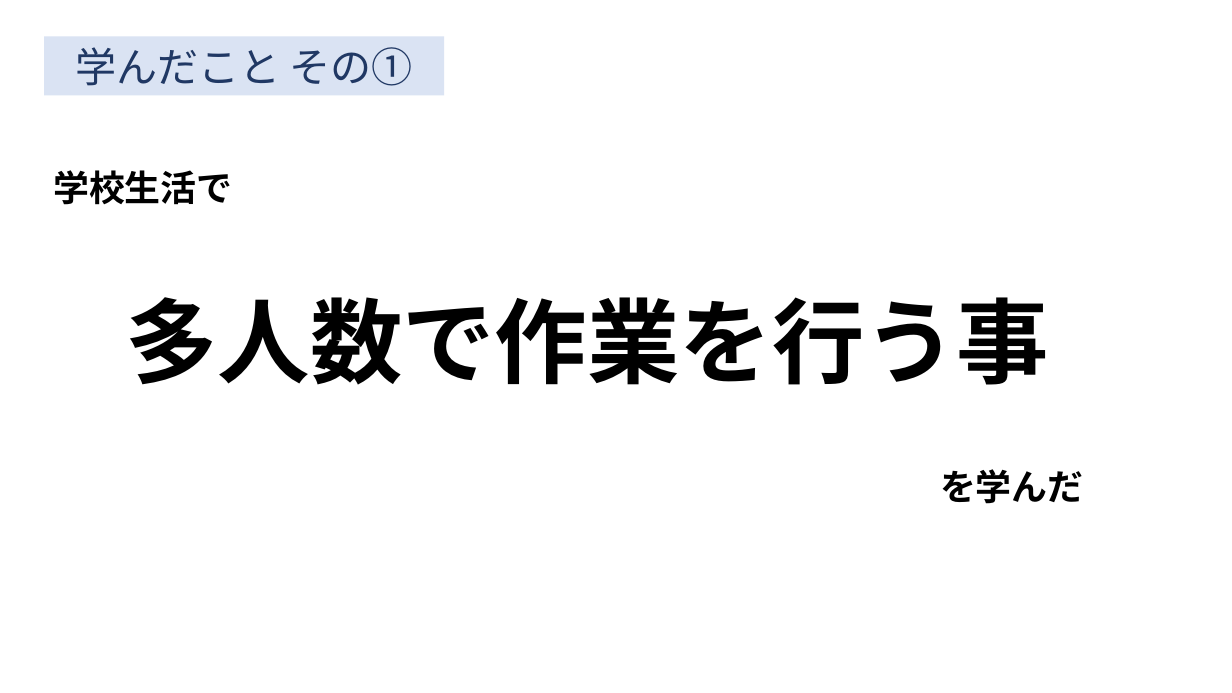
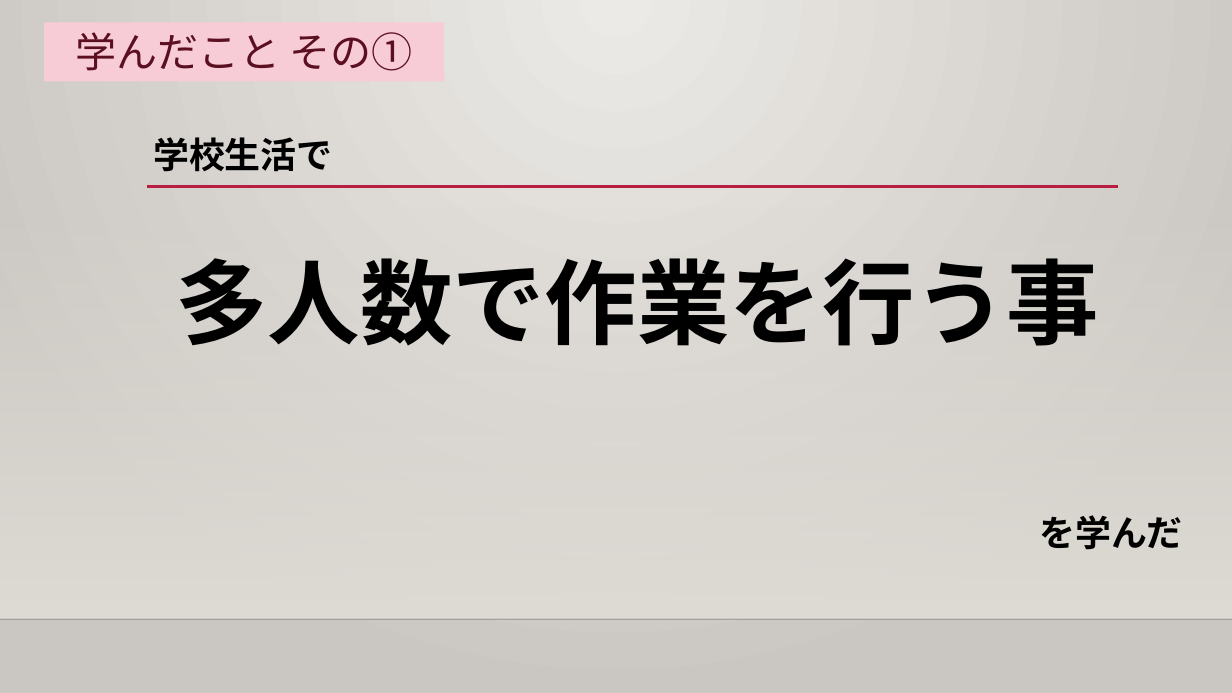
Before and after one commit to human-osaka-game-2019/2020NWProgrammingLatterTermExam, a slide deck: slide 3 of 情報リテラシー/上久保 豪太/ヒューマンでの学生生活において学んだこと.pptx. Drawn at 1232x693 pixels with LibreOffice and Linux fonts; fonts in the diff are those of the drawing; background and template pictures are left out. Boxes give left, top, right and bottom in pixels: in the first picture for what was removed or moved away, otherwise in the second. Text is boxed around its words. In the diff, an @@ line names an element or a change of style, - is before the commit and + after.

```diff
--- a/情報リテラシー/上久保 豪太/ヒューマンでの学生生活において学んだこと.pptx
+++ b/情報リテラシー/上久保 豪太/ヒューマンでの学生生活において学んだこと.pptx
@@ background #FFFFFF to gradient #ECEAE7 to #CAC7C1 @@
@@ rectangle "学んだこと その①": place and size @@
-rectangle "学んだこと その①" at (44, 36, 445, 95)
+rectangle "学んだこと その①" at (44, 22, 445, 81)
@@ rectangle "学んだこと その①" at (44, 22, 445, 81): text colour #203864 to #5C0F21; fill #DAE3F3 to #F7CCD6 @@
@@ text "学校生活で": place and size @@
-text "学校生活で" at (53, 170, 232, 205)
+text "学校生活で" at (153, 137, 332, 172)
@@ rectangle added at (0, 204, 1232, 619), fill gradient #DFDBD5 @@
@@ line added from (147, 187) to (1118, 187), #B71E42 2.5 pt @@
@@ title "多人数で作業を行う事": place and size @@
-title "多人数で作業を行う事" at (125, 297, 1049, 385)
+title "多人数で作業を行う事" at (175, 258, 1099, 346)
@@ title "多人数で作業を行う事" at (175, 258, 1099, 346): vertical alignment middle to top @@
@@ text "を学んだ": place and size @@
-text "を学んだ" at (940, 469, 1084, 504)
+text "を学んだ" at (1039, 515, 1183, 550)
@@ line added from (0, 619) to (1232, 619), #000001 1 pt @@
```
Also in this commit, not shown: 14 other slides changed.
